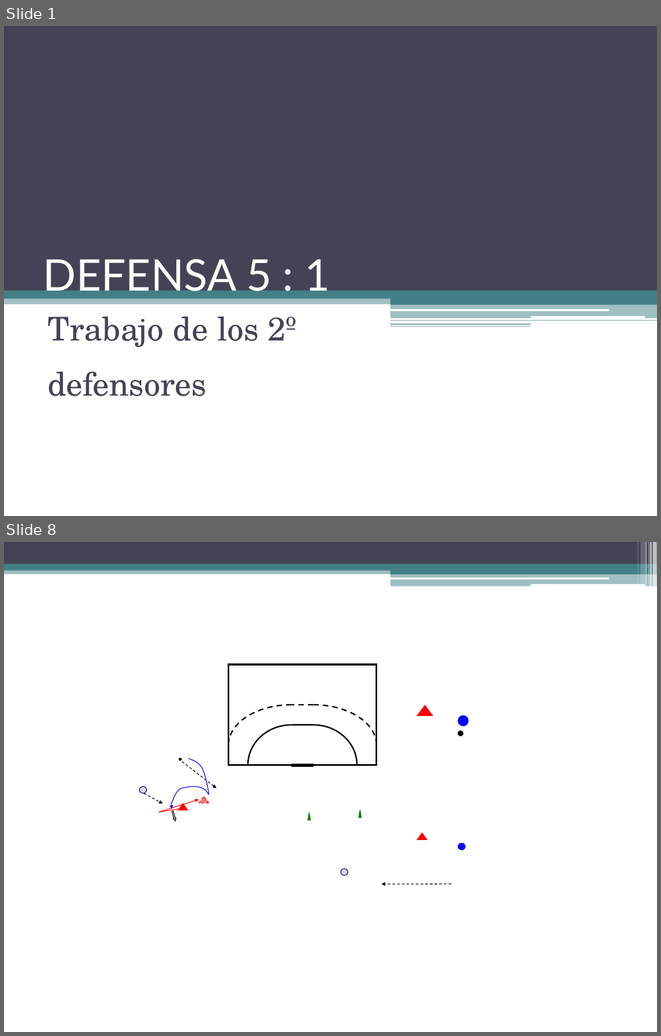
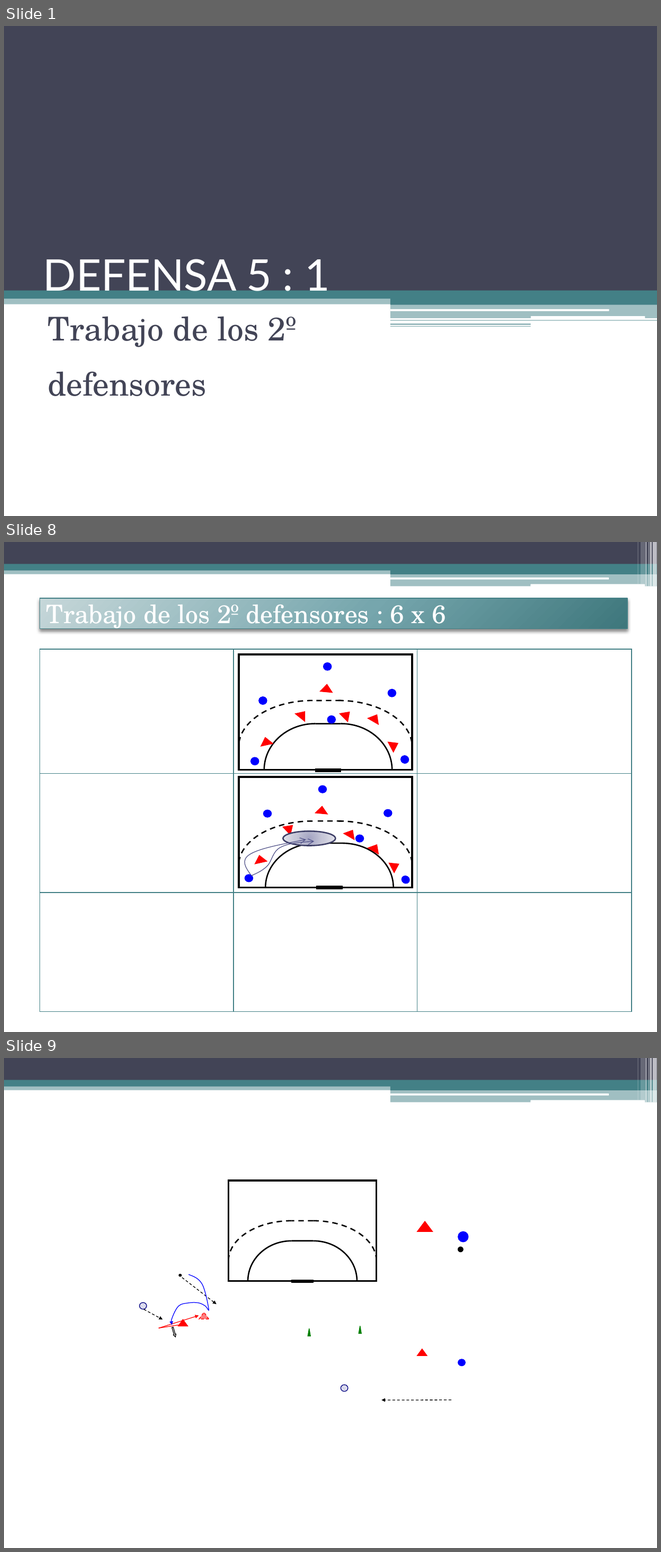
Before and after one commit to jahama/lbh_planificacion_temp_2011-12, a slide deck: defensa/contenidos-tactica/trabajo-2-defensor.pptx. Shown one above the other, each under a label of ours: slides 1 and 8 before the commit, slides 1, 8 and 9 after it; the slides between them are not shown. The pictures are 661x1036 and 661x1552 pixels, drawn with LibreOffice and Linux fonts; fonts in the diff are those of the drawing. Boxes give left, top, right and bottom in pixels: in the first picture for what was removed or moved away, otherwise in the second. Text is boxed around its words. In the diff, an @@ line names an element or a change of style, - is before the commit and + after.

Commit message:
anadidos ejercicios para trabajar a partir de la situacion del 2 defensor. Trabajar sus funcines y el sistema de ayudas.

```diff
--- a/defensa/contenidos-tactica/trabajo-2-defensor.pptx
+++ b/defensa/contenidos-tactica/trabajo-2-defensor.pptx
@@ slide 8 added at (x1=4, y1=542, x2=657, y2=1032), background #FFFFFF; not listed: 13 template elements that a slide beside it also shows @@
@@ title added at (x1=40, y1=598, x2=628, y2=629), fill gradient #C7D7DA to #77A7AD to #3E777D, outline #438086 0.75 pt, 28 pt, text #FFFFFF @@
+Trabajo de los 2º defensores : 6 x 6
@@ table added at (x1=40, y1=649, x2=632, y2=1012), 3 rows, 3 columns @@
+ |  | 
+ |  | 
+ |  | 
@@ group added at (x1=238, y1=654, x2=412, y2=772): 6 ellipses, 6 triangles, 4 freeform shapes, 2 rectangles, 2 lines @@
@@ group added at (x1=238, y1=776, x2=412, y2=889): 7 ellipses, 6 freeform shapes, 6 triangles, 2 rectangles, 2 lines @@
@@ what was slide 8 is now slide 9 @@
```
Also in this commit, not shown: 2 slides changed, 4 other slides added, 4 slides removed.
